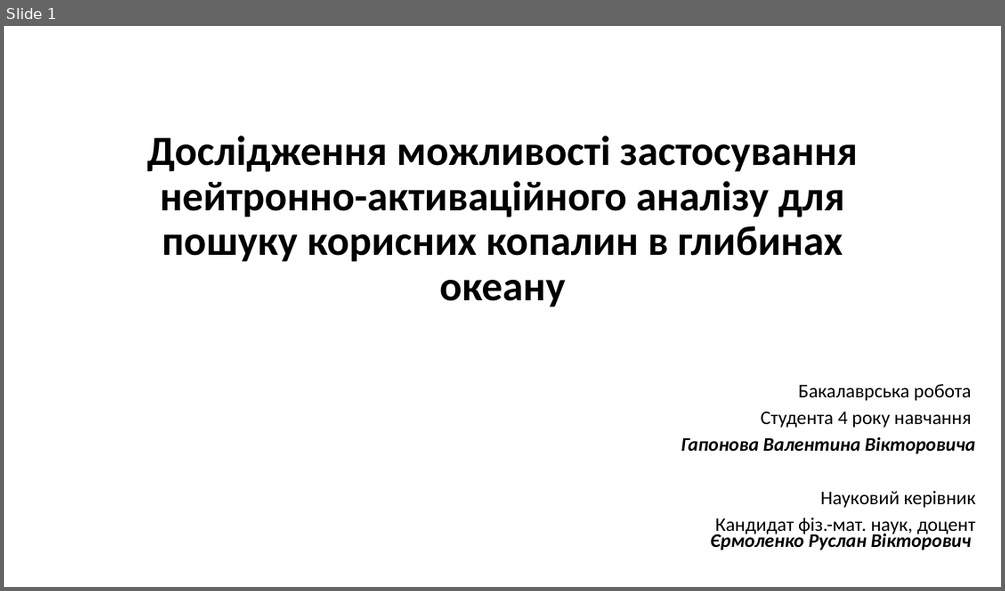
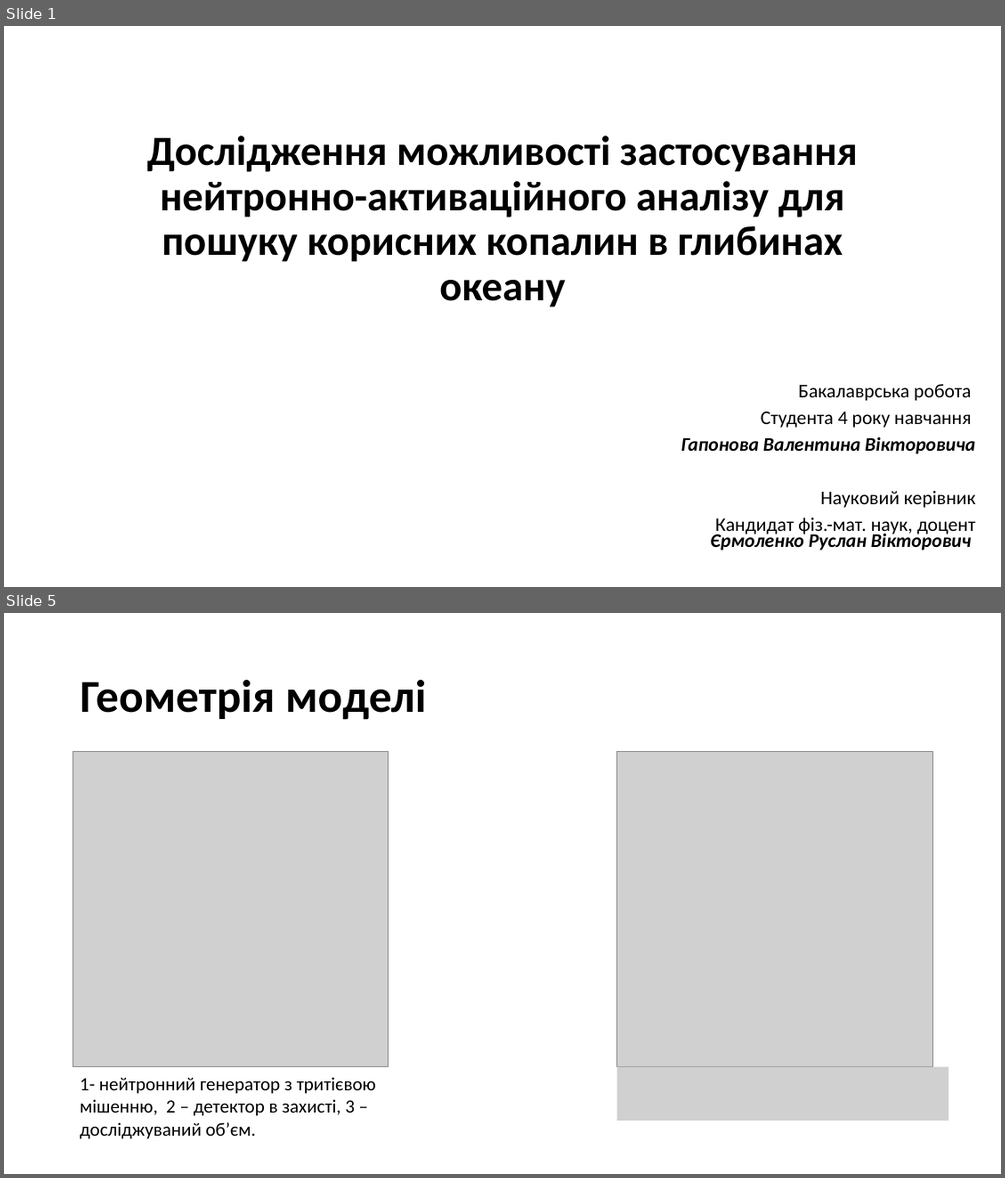
Before and after one commit to npd2020/diploms, a slide deck: v.haponov/Presentation/Valentyn_Haponov.pptx. Shown one above the other, each under a label of ours: slide 1 before the commit, slides 1 and 5 after it; the slides between them are not shown. The pictures are 1005x591 and 1005x1178 pixels, drawn with LibreOffice and Linux fonts; fonts in the diff are those of the drawing; grey boxes stand for pictures. Boxes give left, top, right and bottom in pixels: in the first picture for what was removed or moved away, otherwise in the second. Text is boxed around its words. In the diff, an @@ line names an element or a change of style, - is before the commit and + after.

```diff
--- a/v.haponov/Presentation/Valentyn_Haponov.pptx
+++ b/v.haponov/Presentation/Valentyn_Haponov.pptx
@@ slide 5 added at <box>4,613,1001,1174</box>, background #FFFFFF @@
@@ title added at <box>80,680,426,720</box>, 44 pt, text #000000, bold @@
+Геометрія моделі
@@ picture added at <box>73,751,388,1067</box> @@
@@ picture added at <box>617,751,933,1067</box> @@
@@ text added at <box>80,1077,376,1139</box>, 18 pt, text #000000 @@
+1- нейтронний генератор з тритієвою мішенню, 2 – детектор в захисті, 3 – досліджуваний об’єм.
@@ picture added at <box>617,1067,948,1121</box> @@
```
Also in this commit, not shown: 3 slides changed, 3 other slides added, 3 slides removed.
